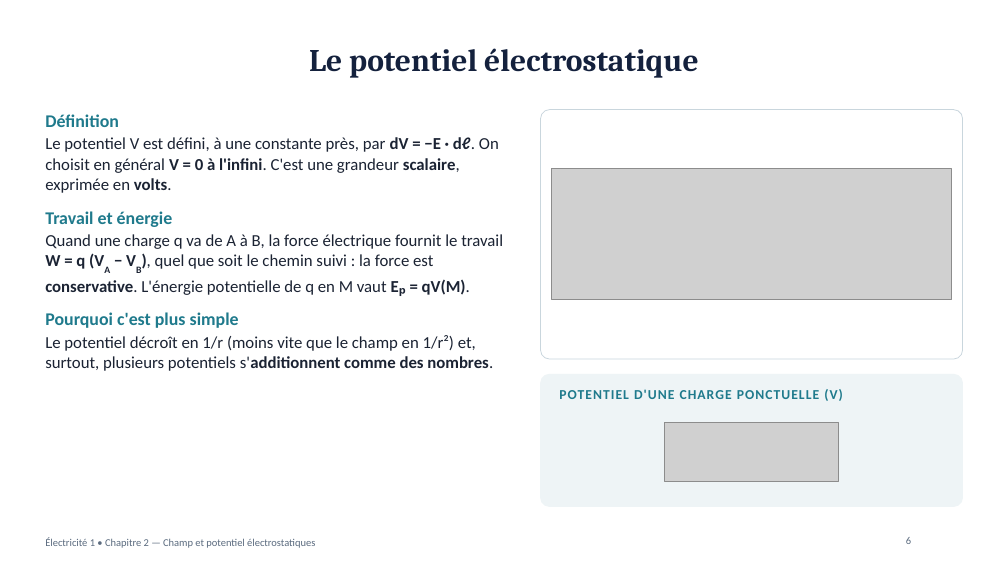
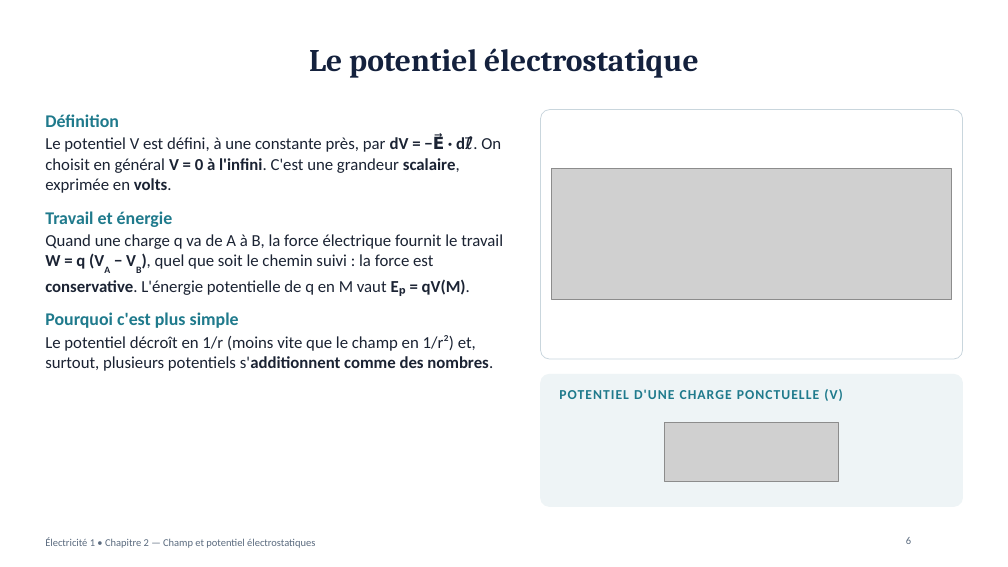
Before and after one commit to physiquefacile/physiquefacile.github.io, a slide deck: slide 6 of slides/Electricite_Chapitre_2_Champ_potentiel.pptx. Drawn at 1008x567 pixels with LibreOffice and Linux fonts; fonts in the diff are those of the drawing; grey boxes stand for pictures; background and template pictures are left out. Boxes give left, top, right and bottom in pixels: in the first picture for what was removed or moved away, otherwise in the second. Text is boxed around its words. In the diff, an @@ line names an element or a change of style, - is before the commit and + after.

```diff
--- a/slides/Electricite_Chapitre_2_Champ_potentiel.pptx
+++ b/slides/Electricite_Chapitre_2_Champ_potentiel.pptx
@@ text at (45,136,501,193): text changed @@
-Le potentiel V est défini, à une constante près, par dV = −E · dℓ. On choisit en général V = 0 à l'infini. C'est une grandeur scalaire, exprimée en volts.
+Le potentiel V est défini, à une constante près, par dV = −E⃗ · dℓ⃗. On choisit en général V = 0 à l'infini. C'est une grandeur scalaire, exprimée en volts.
```
Also in this commit, not shown: 7 other slides changed, 2 other files.
